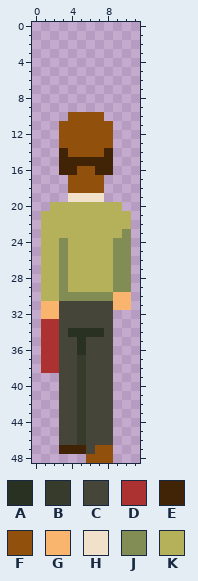
One commit to this pixel-art sprite: assets/graphics/klient baba/klient baba4.png. That is the earlier state.
The file is 36x147 pixels, drawn in blocks of 3x3; one block is one cell here.
Palette (. is transparent): A #293123  B #373b2c  C #454539  D #ac3232  E #412406  F #91510d  G #f9b56e  H #f1e1ca  J #828d56  K #b5b15b
Pixels before, first column x 1:
10 ...FFFF...
11 ..FFFFFF..
12 ..FFFFFF..
13 ..FFFFFF..
14 ..EFFFFE..
15 ..EEEEEE..
16 ..EEFFEE..
17 ...FFFF...
18 ...FFFF...
19 ...HHHH...
20 .KKKKKKKK.
21 KKKKKKKKKK
22 KKKKKKKKKK
23 KKKKKKKKKJ
24 KKJKKKKKJJ
25 KKJKKKKKJJ
26 KKJKKKKKJJ
27 KKJKKKKKJJ
28 KKJKKKKKJJ
29 KKJKKKKKJJ
30 KKJJJJJJGG
31 GGCCCCCCGG
32 GGCCCCCC..
33 DDCCCCCC..
34 DDCAAAAC..
35 DDCCACCC..
36 DDCCACCC..
37 DDCCBCCC..
38 DDCCBCCC..
39 ..CCBCCC..
40 ..CCBCCC..
41 ..CCBCCC..
42 ..CCBCCC..
43 ..CCBCCC..
44 ..CCBCCC..
45 ..CCBCCC..
46 ..CCBCCC..
47 ..EEECFF..
48 .....FFF..
The same view after the edit:
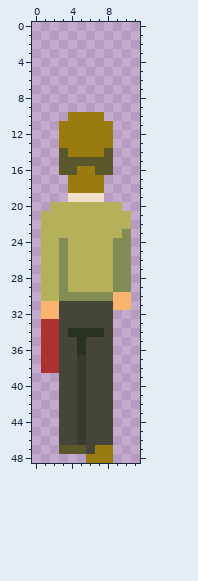
Changes in this commit:
colour E: #412406 -> #5a572b
colour F: #91510d -> #997b0e
